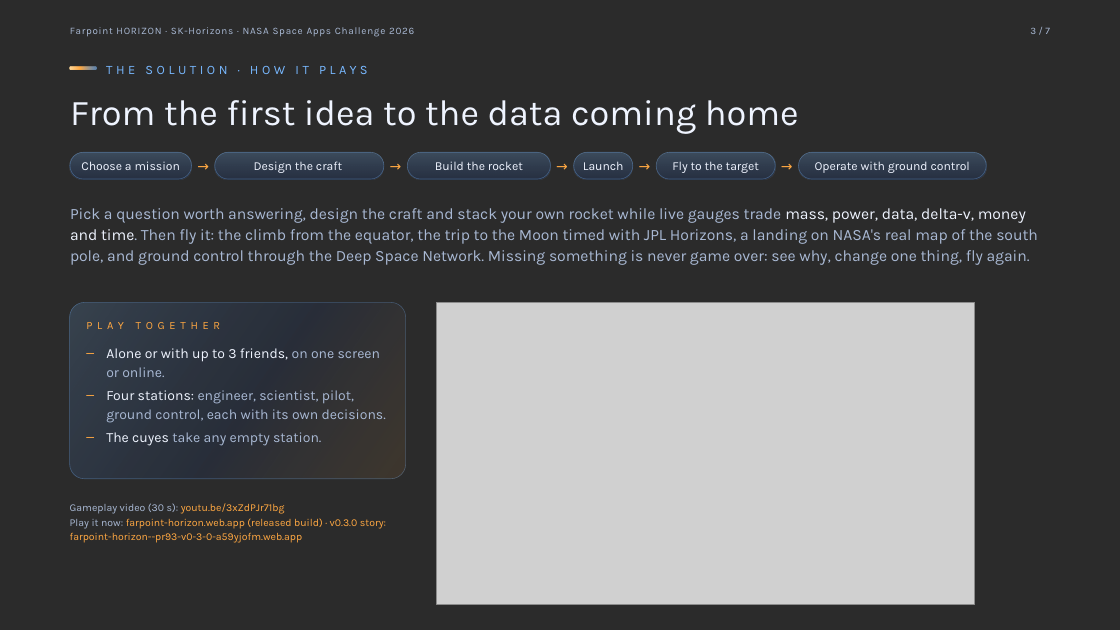
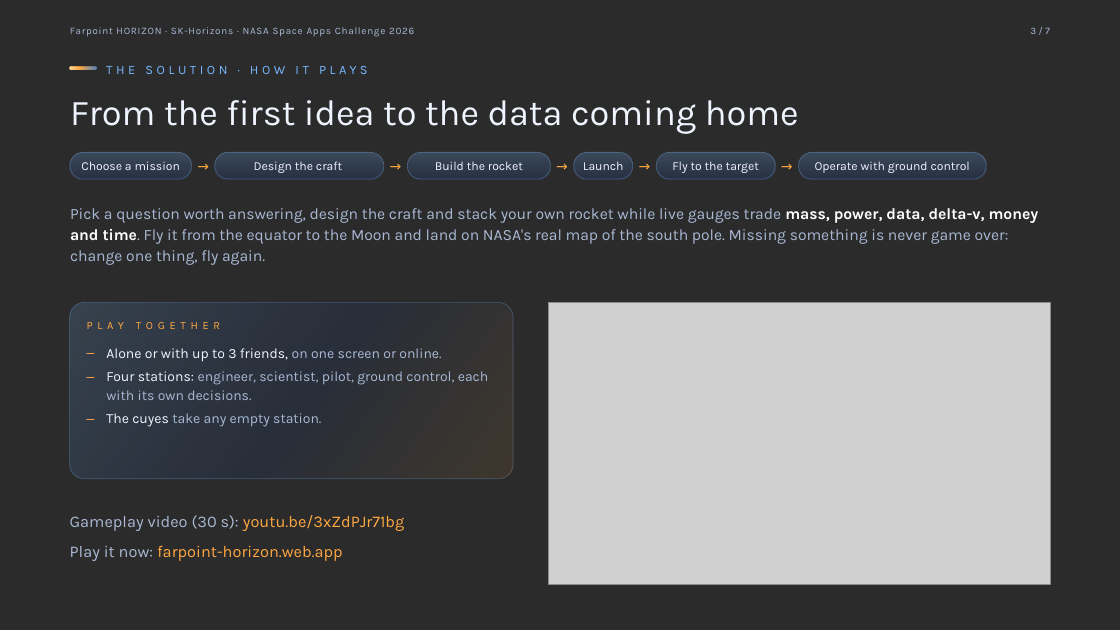
Before and after one commit to alexanderkholodov1/farpoint-horizon, a slide deck: slide 3 of spaceapps/global-submission/deck/Farpoint-HORIZON_NASA-Space-Apps-2026_Demo_EN.pptx. Drawn at 1120x630 pixels with LibreOffice and Linux fonts; fonts in the diff are those of the drawing; grey boxes stand for pictures; background and template pictures are left out; a plain dark background stands for a picture behind light text. Boxes give left, top, right and bottom in pixels: in the first picture for what was removed or moved away, otherwise in the second. Text is boxed around its words. In the diff, an @@ line names an element or a change of style, - is before the commit and + after.

Commit message:
0.2.36: The global submission folder keeps only what was delivered: the final deck and the video; the working forms and link lists are gone

```diff
--- a/spaceapps/global-submission/deck/Farpoint-HORIZON_NASA-Space-Apps-2026_Demo_EN.pptx
+++ b/spaceapps/global-submission/deck/Farpoint-HORIZON_NASA-Space-Apps-2026_Demo_EN.pptx
@@ text at [70, 208, 1039, 265]: text changed @@
-Pick a question worth answering, design the craft and stack your own rocket while live gauges trade mass, power, data, delta-v, money and time. Then fly it: the climb from the equator, the trip to the Moon timed with JPL Horizons, a landing on NASA's real map of the south pole, and ground control through the Deep Space Network. Missing something is never game over: see why, change one thing, fly again.
+Pick a question worth answering, design the craft and stack your own rocket while live gauges trade mass, power, data, delta-v, money and time. Fly it from the equator to the Moon and land on NASA's real map of the south pole. Missing something is never game over: change one thing, fly again.
@@ text "PLAY TOGETHER" rewrapped from [87, 318, 389, 334] to [70, 546, 100, 561] @@
@@ rounded rectangle: place and size @@
-rounded rectangle at [70, 302, 406, 479]
+rounded rectangle at [70, 302, 513, 479]
@@ picture: place and size @@
-picture at [437, 302, 975, 605]
+picture at [549, 302, 1050, 585]
@@ text "Alone or with up to ..." rewrapped from [106, 348, 386, 446] to [106, 348, 489, 427] @@
@@ text at [70, 515, 404, 531]: size 9 to 14 pt in "Gameplay video (30 s): youtu.be/3xZdPJr71bg"; line spacing 12.2pt to 1.5 @@
@@ text at [104, 545, 343, 561]: text changed; size 9 to 14 pt @@
-Play it now: farpoint-horizon.web.app (released build) · v0.3.0 story: farpoint-horizon--pr93-v0-3-0-a59yjofm.web.app
+Play it now: farpoint-horizon.web.app
```
Also in this commit, not shown: 2 other slides changed, 1 slide added, 1 slide removed, 5 other files.
